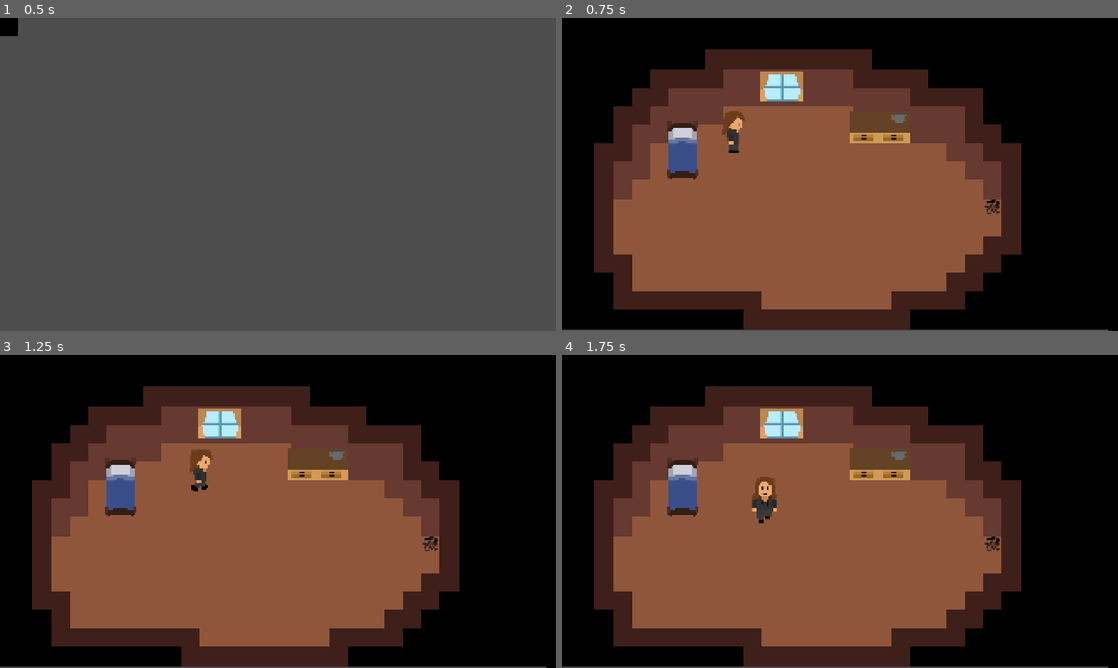
Above: before the commit, frames 1-4 (two rows, left to right).
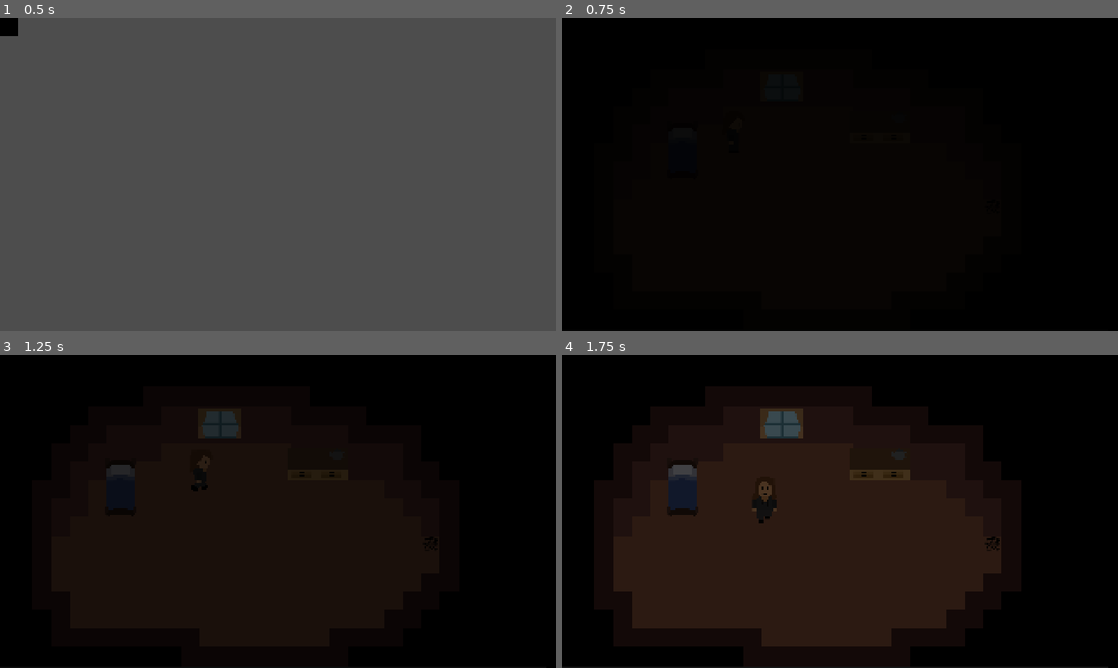
Above: after the commit, the same moments.

Repository: etper/pimpek-rpg-game
Game: Godot game, scene res://scenes/cutscene.tscn
The game is run twice, just before and just after one commit, with the same random seed, the same clock (stepped at 60 frames per second) and the same inputs. This scene is started directly instead of the project's main scene. Video files are missing from this copy of the repository; at most half a second of black plays in their place.
Inputs:
- Up to frame 1 (0.5 s): no input
- Up to frame 2 (0.75 s): tap Enter at 0.5 s; hold D (move_right) from 0.53 s (still down); hold Z (interact) from 0.53 s (still down)
- Up to frame 3 (1.25 s): keep holding D (move_right); keep holding Z (interact)
- Up to frame 4 (1.75 s): release D (move_right) at 1.28 s; release Z (interact) at 1.28 s; hold S (move_down) from 1.28 s (still down); tap Shift (sprint) at 1.35 s

Frame 1 is identical in both runs. In frame 2, 58% of the frame differs, in the area x 0-99%, y 10-100%; in frame 3, 58%; in frame 4, 58%.

Commit message:
intro fade in complete

Diff:
--- a/main.gd
+++ b/main.gd
@@ -2,20 +2,22 @@
 
 const ROOM_MUSIC = preload("res://music/Pimpek Room.mp3")
 
-@onready var fade: ColorRect = $Fade
+@onready var fade: ColorRect = $UI/Fade
 
 func _ready():
-	# Start completely black
+	# Make sure black overlay is visible first.
+	fade.show()
 	fade.color = Color(0, 0, 0, 1)
 
-	# Start the area's music
 	MusicManager.play(ROOM_MUSIC)
 
-	# Fade the game into view
+	# Allow one fully black frame to render.
+	await get_tree().process_frame
+
 	var tween = create_tween()
+	tween.set_parallel(true)
+
 	tween.tween_property(fade, "color:a", 0.0, 4.0)
-
-	# Fade music in at the same time
 	MusicManager.fade_in(4.0)
 
 	await tween.finished
--- a/main.tscn
+++ b/main.tscn
@@ -219,6 +219,11 @@
 
 [node name="UI" parent="." unique_id=390068744 instance=ExtResource("4_0odxb")]
 
+[node name="Fade" type="ColorRect" parent="UI" unique_id=1487702819]
+offset_right = 1949.0
+offset_bottom = 1098.0
+color = Color(0, 0, 0, 1)
+
 [node name="Bed" parent="." unique_id=73629740 instance=ExtResource("3_h2yge")]
 position = Vector2(416, 456)
 sprite = ExtResource("6_5vw27")
@@ -292,10 +297,6 @@
 
 [node name="ItemNotifications" parent="." unique_id=296417052 instance=ExtResource("24_1u8w0")]
 
-[node name="Fade" type="ColorRect" parent="." unique_id=675159510]
-offset_right = 40.0
-offset_bottom = 40.0
-
 [editable path="Bed"]
 [editable path="Teapot"]
 [editable path="KitchenCountertop2"]
--- a/scenes/cutscene.gd
+++ b/scenes/cutscene.gd
@@ -2,11 +2,21 @@
 
 @onready var video: VideoStreamPlayer = $Video
 
+var leaving := false
+
 func _ready():
 	MusicManager.stop()
-	video.finished.connect(_on_video_finished)
+	video.finished.connect(_finish_cutscene)
 	video.play()
 
+func _unhandled_input(event):
+	if event.is_action_pressed("cancel"):
+		_finish_cutscene()
 
-func _on_video_finished():
+func _finish_cutscene():
+	if leaving:
+		return
+
+	leaving = true
+	video.stop()
 	get_tree().change_scene_to_file("res://main.tscn")
